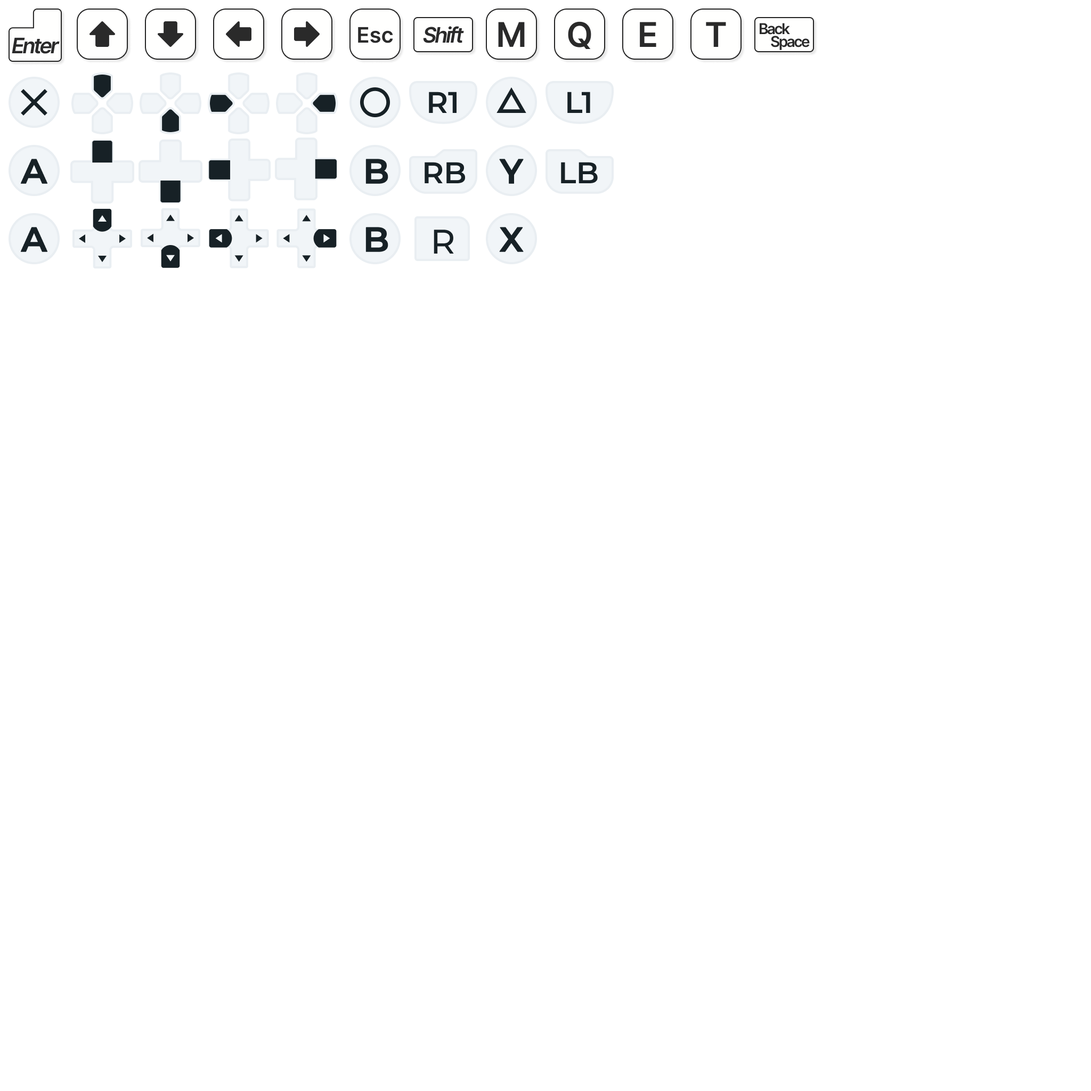
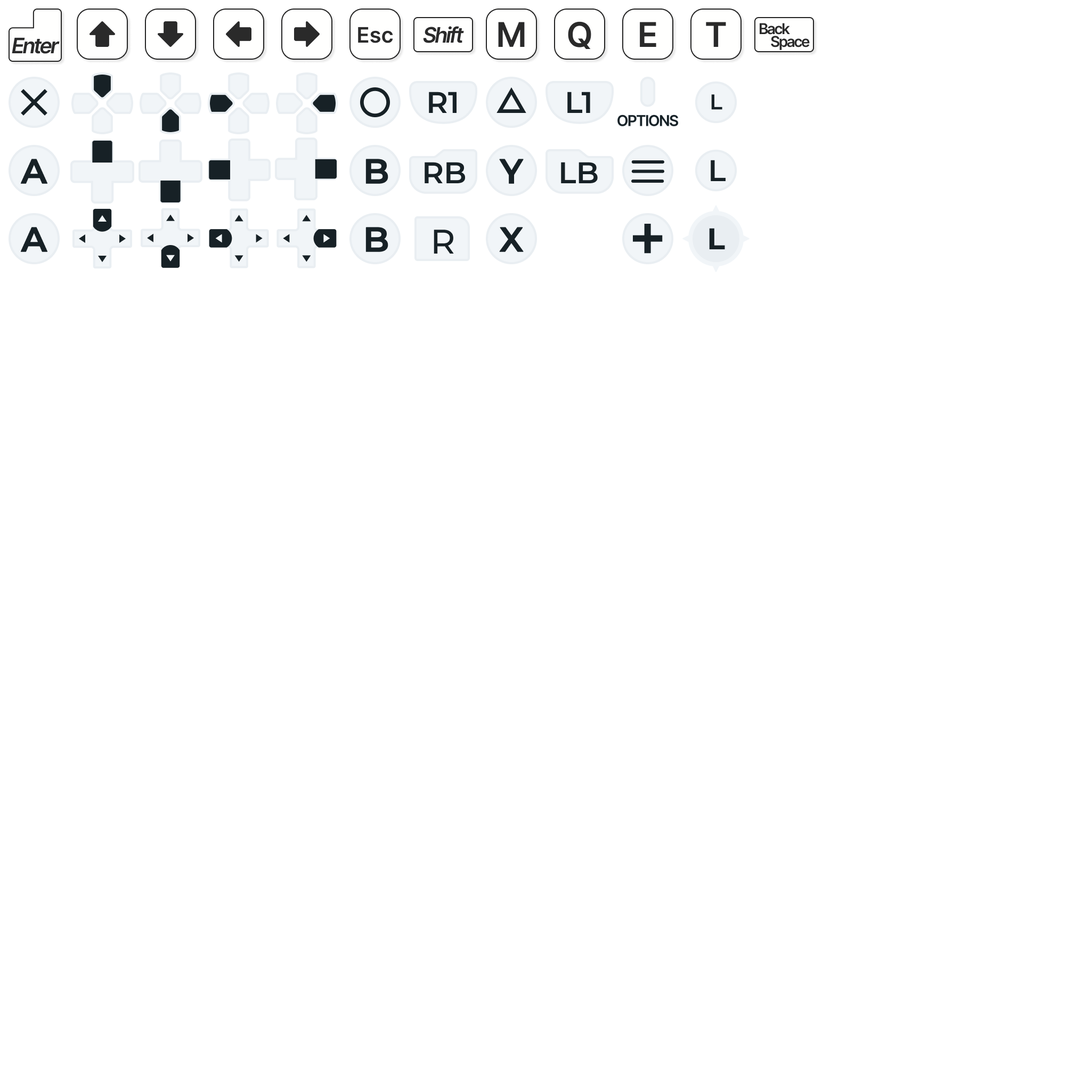
Comparing the layer stacks of the two 1091×1091 images. Changes:
added layer "T_P4_L_Light.png" above "T_X_L_Light.png" over (694, 81, 738, 124)
added layer "T_X_L_Light.png" above "T_S_L_Light.png" over (694, 149, 738, 192)
added layer "T_S_L_Light.png" above "T_S_Plus_Light.png" over (682, 205, 750, 273)
added layer "T_S_Plus_Light.png" above "T_X_X_Light.png" over (622, 213, 674, 265)
added layer "T_X_X_Light.png" above "T_P4_Options_Light.png" over (622, 144, 674, 197)
added layer "T_P4_Options_Light.png" above "T_P4_Cross_Light.png" over (617, 76, 679, 127)
